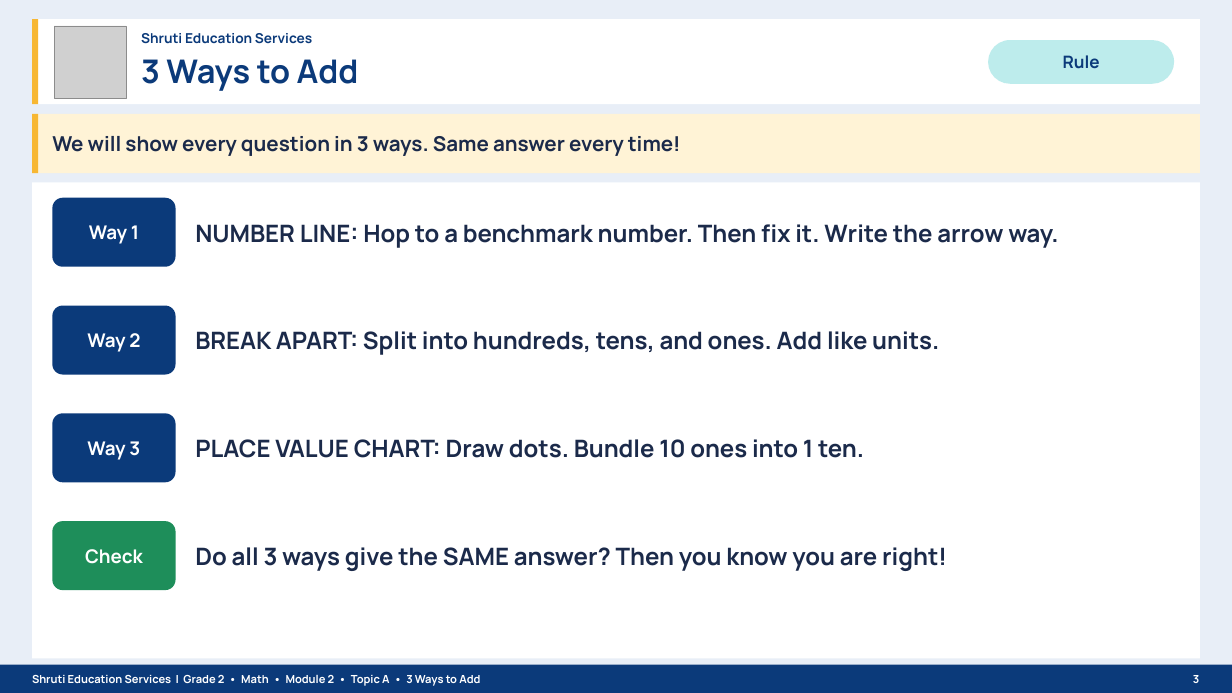
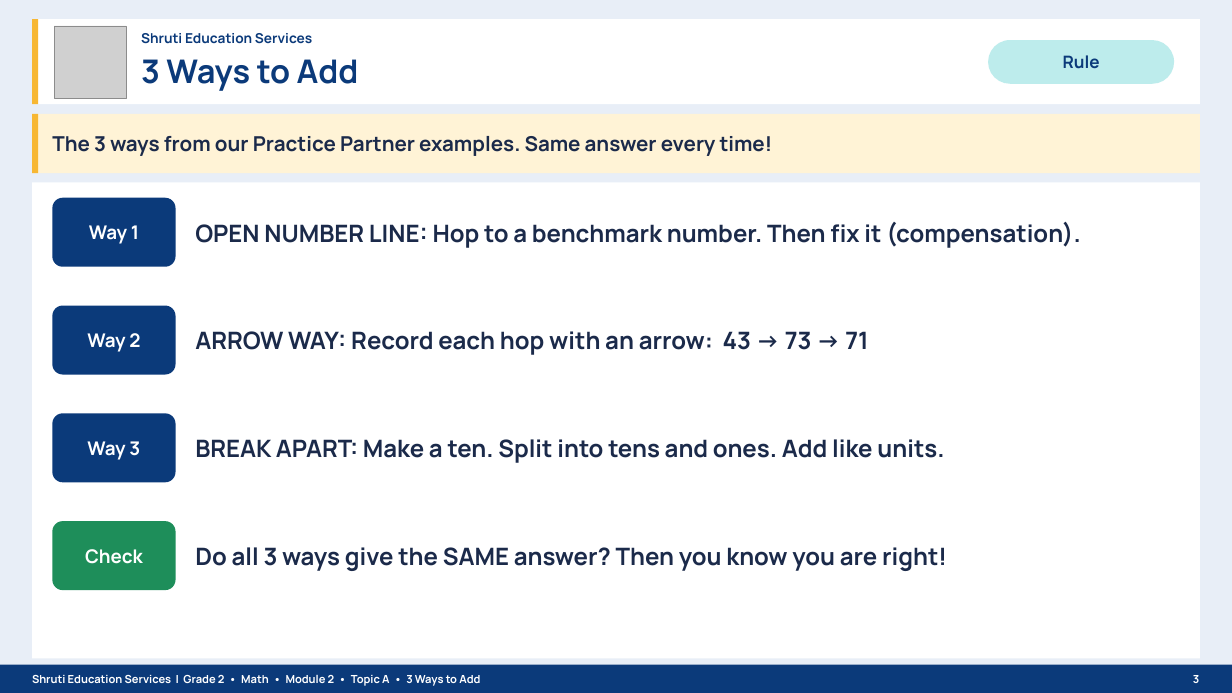
Before and after one commit to naazshru/project-duplication, a slide deck: slide 3 of Grade2_EM2_M2_TopicA_Lessons1-4_3_Ways_to_Add_Shruti_Education_Services.pptx. Drawn at 1232x693 pixels with LibreOffice and Linux fonts; fonts in the diff are those of the drawing; grey boxes stand for pictures. Boxes give left, top, right and bottom in pixels: in the first picture for what was removed or moved away, otherwise in the second. Text is boxed around its words. In the diff, an @@ line names an element or a change of style, - is before the commit and + after.

```diff
--- a/Grade2_EM2_M2_TopicA_Lessons1-4_3_Ways_to_Add_Shruti_Education_Services.pptx
+++ b/Grade2_EM2_M2_TopicA_Lessons1-4_3_Ways_to_Add_Shruti_Education_Services.pptx
@@ text at [52, 136, 773, 156]: text changed @@
-We will show every question in 3 ways. Same answer every time!
+The 3 ways from our Practice Partner examples. Same answer every time!
@@ text at [195, 222, 1081, 248]: text changed @@
-NUMBER LINE: Hop to a benchmark number. Then fix it. Write the arrow way.
+OPEN NUMBER LINE: Hop to a benchmark number. Then fix it (compensation).
@@ text at [195, 331, 868, 355]: text changed @@
-BREAK APART: Split into hundreds, tens, and ones. Add like units.
+ARROW WAY: Record each hop with an arrow: 43 → 73 → 71
@@ text at [195, 439, 944, 463]: text changed @@
-PLACE VALUE CHART: Draw dots. Bundle 10 ones into 1 ten.
+BREAK APART: Make a ten. Split into tens and ones. Add like units.
```
Also in this commit, not shown: 30 other slides changed, 10 slides added, 10 slides removed, 1 other file.
